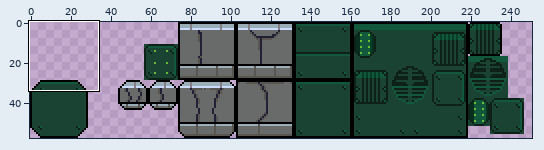
Edited in one commit: sprite sheet (catcatasophey/Assets/envirement/floor tiles for catastraphy.png). Above: a wide view before the commit, with the close-up outlined.
Close-up. Before:
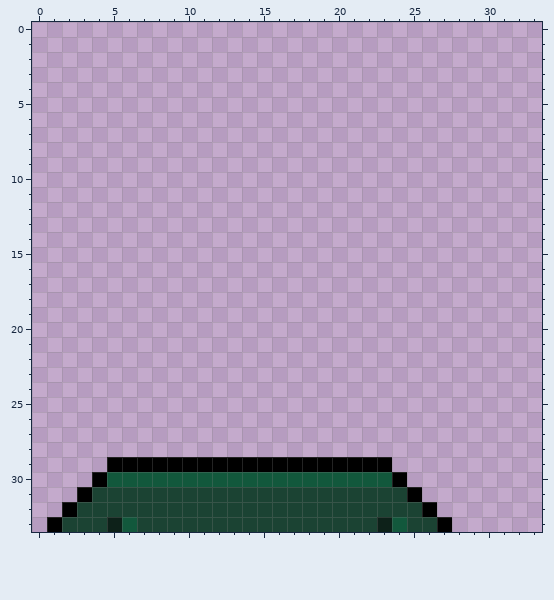
The file is 264x58 pixels. Shown: x 0..33, y 0..33. The wide view leaves out empty margins.
Once edited:
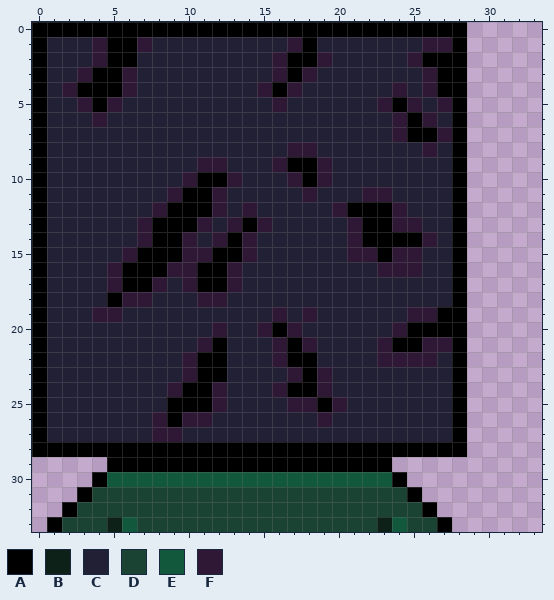
Palette (. is transparent): A #000000  B #0d2119  C #222034  D #1b4333  E #12583c  F #2e1836
What changed:
y 0: x 0..28 ............................. -> AAAAAAAAAAAAAAAAAAAAAAAAAAAAA
y 1: x 0..28 ............................. -> ACCCFAAFCCCCCCCCCFACCCCCCCFFA
y 2: x 0..28 ............................. -> ACCCFAACCCCCCCCCFAAFCCCCCFAAA
y 3: x 0..28 ............................. -> ACCFAAFCCCCCCCCCFAFCCCCCCCFAA
y 4: x 0..28 ............................. -> ACFAAAFCCCCCCCCFAFCCCCCCFCFAA
y 5: x 0..28 ............................. -> ACCFAFCCCCCCCCCCFCCCCCCFAFCFA
y 6: x 0..28 ............................. -> ACCCFCCCCCCCCCCCCCCCCCCCFAFCA
y 7: x 0..28 ............................. -> ACCCCCCCCCCCCCCCCCCCCCCCFAAFA
y 8: x 0..28 ............................. -> ACCCCCCCCCCCCCCCCFFCCCCCCCFCA
y 9: x 0..28 ............................. -> ACCCCCCCCCCFFCCCFAAFCCCCCCCCA
y 10: x 0..28 ............................. -> ACCCCCCCCCFAAFCCCFAFCCCCCCCCA
y 11: x 0..28 ............................. -> ACCCCCCCCFAAFCCCCCFCCCFFCCCCA
y 12: x 0..28 ............................. -> ACCCCCCCFAAAFCFCCCCCFAAAFCCCA
y 13: x 0..28 ............................. -> ACCCCCCFAAAFCFAFCCCCCFAAFFCCA
y 14: x 0..28 ............................. -> ACCCCCCFAAFCFAFCCCCCCFAAAAFCA
y 15: x 0..28 ............................. -> ACCCCCFAAAFFAAFCCCCCCFFAFFCCA
y 16: x 0..28 ............................. -> ACCCCFAAAFFAAFCCCCCCCCCFFFCCA
y 17: x 0..28 ............................. -> ACCCCFAAFCFAAFCCCCCCCCCCCCCCA
y 18: x 0..28 ............................. -> ACCCCAFFCCCFFCCCCCCCCCCCCCCCA
y 19: x 0..28 ............................. -> ACCCFFCCCCCCCCCCFCFCCCCCCFFAA
y 20: x 0..28 ............................. -> ACCCCCCCCCCCFCCFAFCCCCCCFAAAA
y 21: x 0..28 ............................. -> ACCCCCCCCCCFACCCFAFCCCCFAAFFA
y 22: x 0..28 ............................. -> ACCCCCCCCCFAACCCFAACCCCFFFFCA
y 23: x 0..28 ............................. -> ACCCCCCCCCFAACCCCFAFCCCCCCCCA
y 24: x 0..28 ............................. -> ACCCCCCCCFAAFCCCFAAFCCCCCCCCA
y 25: x 0..28 ............................. -> ACCCCCCCCAAAFCCCCFFAFCCCCCCCA
y 26: x 0..28 ............................. -> ACCCCCCCFAFFCCCCCCCFCCCCCCCCA
y 27: x 0..28 ............................. -> ACCCCCCCFFCCCCCCCCCCCCCCCCCCA
y 28: x 0..28 ............................. -> AAAAAAAAAAAAAAAAAAAAAAAAAAAAA
Changed places in both close-ups, as pixel boxes (x1, y1, x2, y2):
added: (32, 22, 467, 457)
